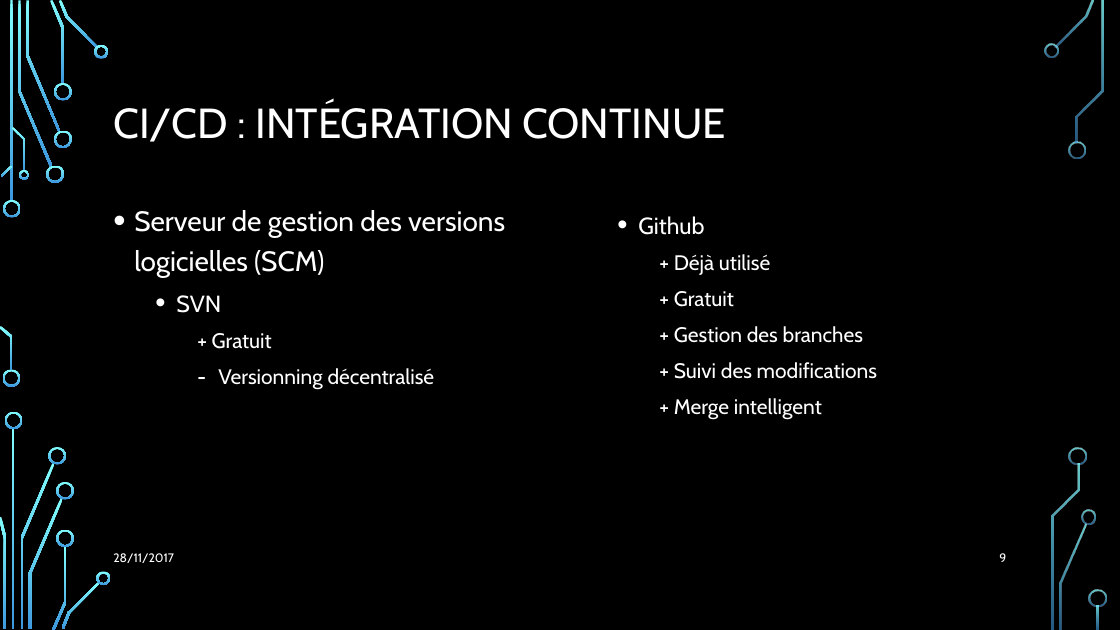
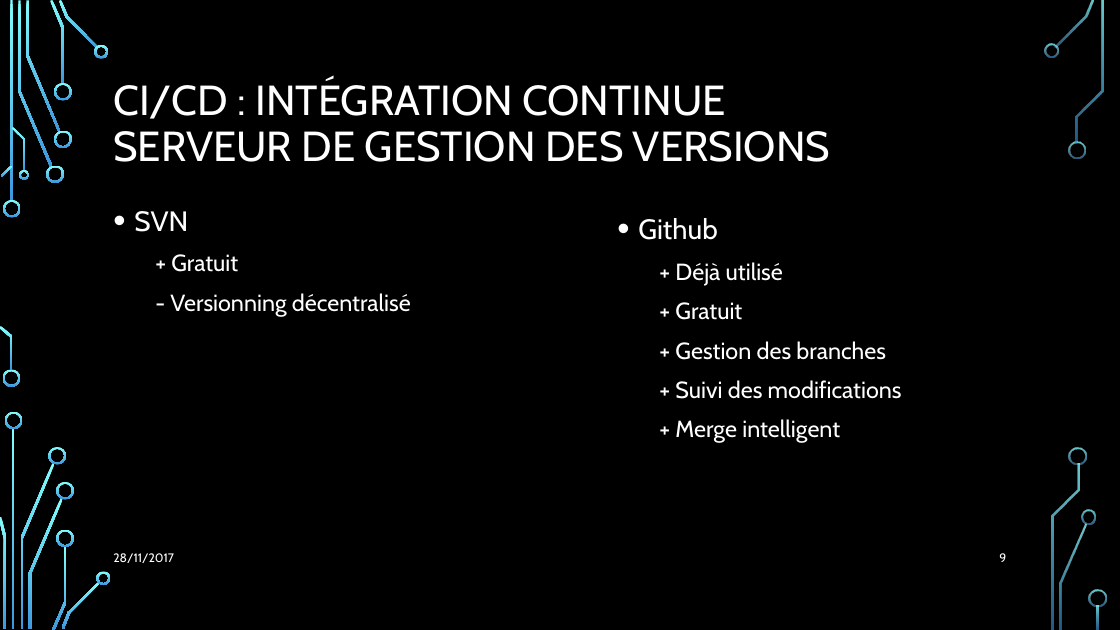
Before and after one commit to Julienbtn/cloud-project-equipe-7, a slide deck: slide 9 of Presentation Cloud.pptx. Drawn at 1120x630 pixels with LibreOffice and Linux fonts; fonts in the diff are those of the drawing; background and template pictures are left out. Boxes give left, top, right and bottom in pixels: in the first picture for what was removed or moved away, otherwise in the second. Text is boxed around its words. In the diff, an @@ line names an element or a change of style, - is before the commit and + after.

```diff
--- a/Presentation Cloud.pptx
+++ b/Presentation Cloud.pptx
@@ title at bbox=[113, 80, 830, 162]: text changed @@
-CI/CD : INTÉGRATION CONTINUE
+CI/CD : INTÉGRATION CONTINUE
+SERVEUR DE GESTION DES VERSIONS
@@ text "Github" at bbox=[638, 218, 902, 443]: size 20 to 24 pt in "Github"; size 18 to 20 pt @@
@@ text at bbox=[134, 210, 505, 278]: paragraph removed @@
-• Serveur de gestion des versions logicielles (SCM)
@@ text at bbox=[134, 211, 238, 272]: size 20 to 24 pt in "SVN"; size 18 to 20 pt in "+ Gratuit"; list level 2 to 1 in "SVN"; list level 3 to 2 in "+ Gratuit" @@
@@ text at bbox=[170, 293, 411, 317]: text changed; size 18 to 20 pt @@
-    – Versionning décentralisé
+  - Versionning décentralisé
```
Also in this commit, not shown: 10 other slides changed.
